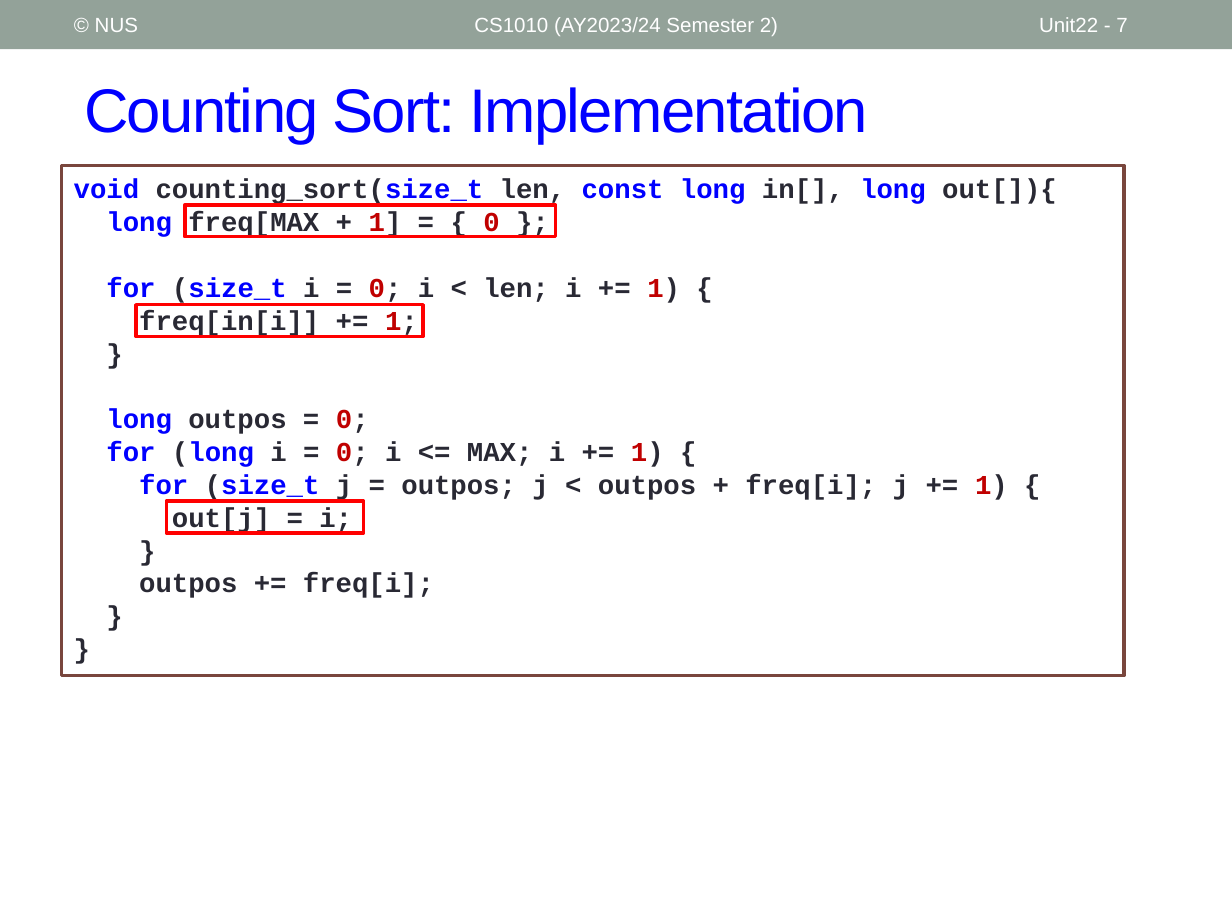
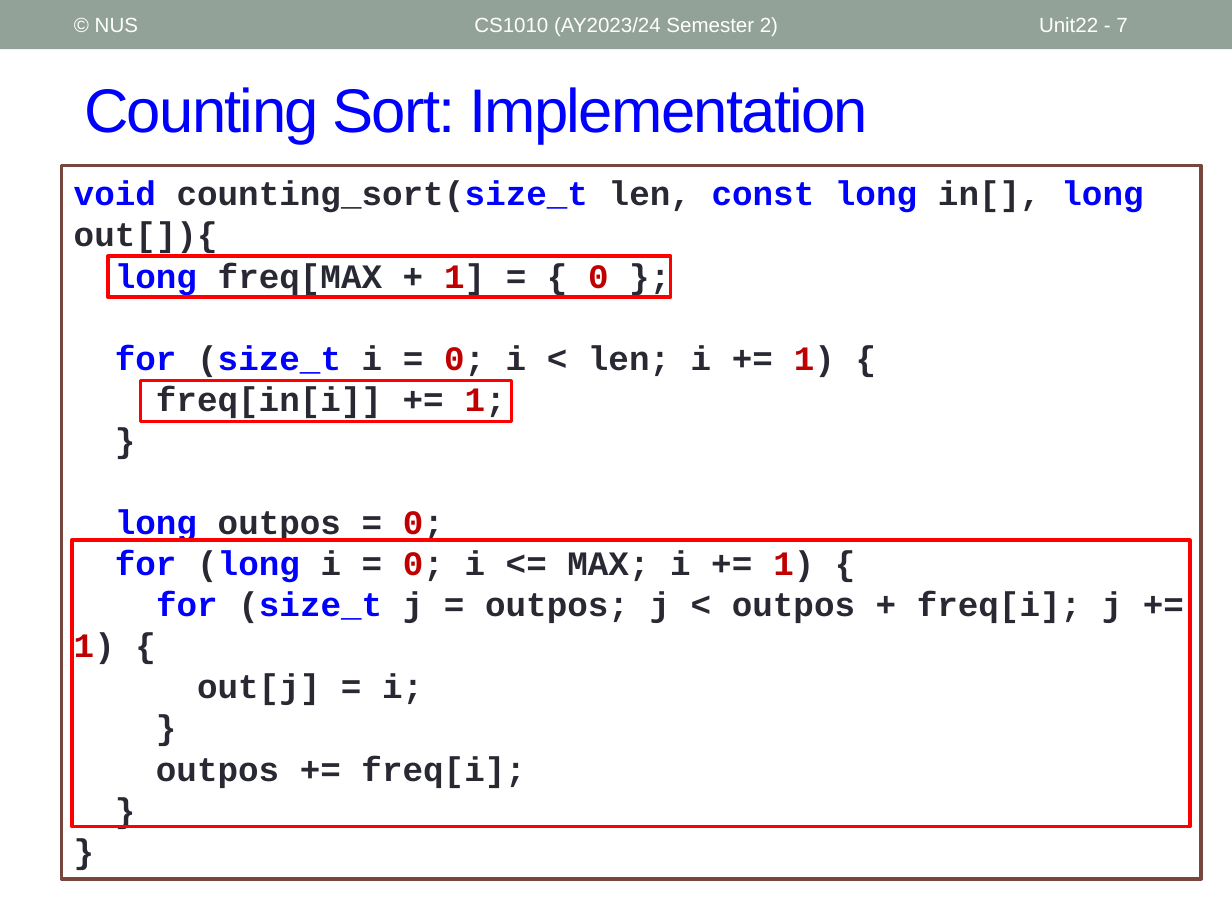
Before and after one commit to nus-cs1010-2425-s2/website, a slide deck: slide 7 of slides/Unit22_Sorting.pptx. Drawn at 1232x924 pixels with LibreOffice and Linux fonts; fonts in the diff are those of the drawing. Boxes give left, top, right and bottom in pixels: in the first picture for what was removed or moved away, otherwise in the second. Text is boxed around its words. In the diff, an @@ line names an element or a change of style, - is before the commit and + after.

```diff
--- a/slides/Unit22_Sorting.pptx
+++ b/slides/Unit22_Sorting.pptx
@@ rectangle "void counting_sort(size_t len, const long ...": place and size @@
-rectangle "void counting_sort(size_t len, const long ..." at [62, 165, 1124, 675]
+rectangle "void counting_sort(size_t len, const long ..." at [62, 165, 1201, 878]
@@ rectangle "void counting_sort(size_t len, const long ..." at [62, 165, 1201, 878]: size 16 to 20 pt @@
@@ rectangle: place and size @@
-rectangle at [185, 205, 556, 237]
+rectangle at [108, 256, 671, 297]
@@ rectangle: place and size @@
-rectangle at [136, 304, 423, 336]
+rectangle at [140, 381, 511, 421]
@@ rectangle: place and size @@
-rectangle at [166, 501, 363, 533]
+rectangle at [71, 540, 1189, 825]
```
Also in this commit, not shown: 2 other slides changed, 40 other files.
